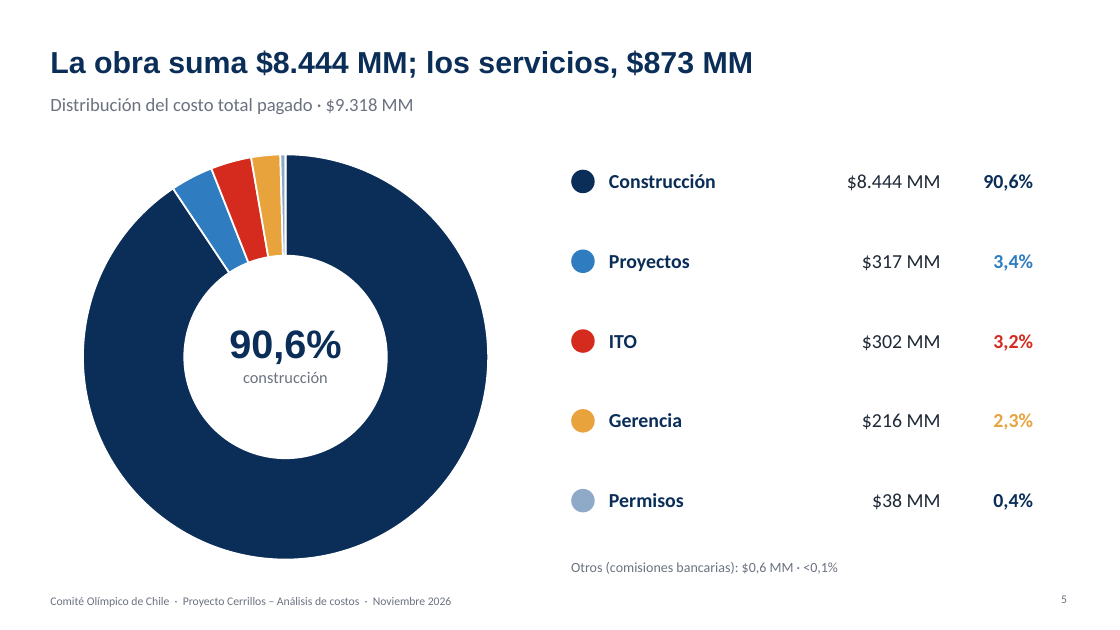
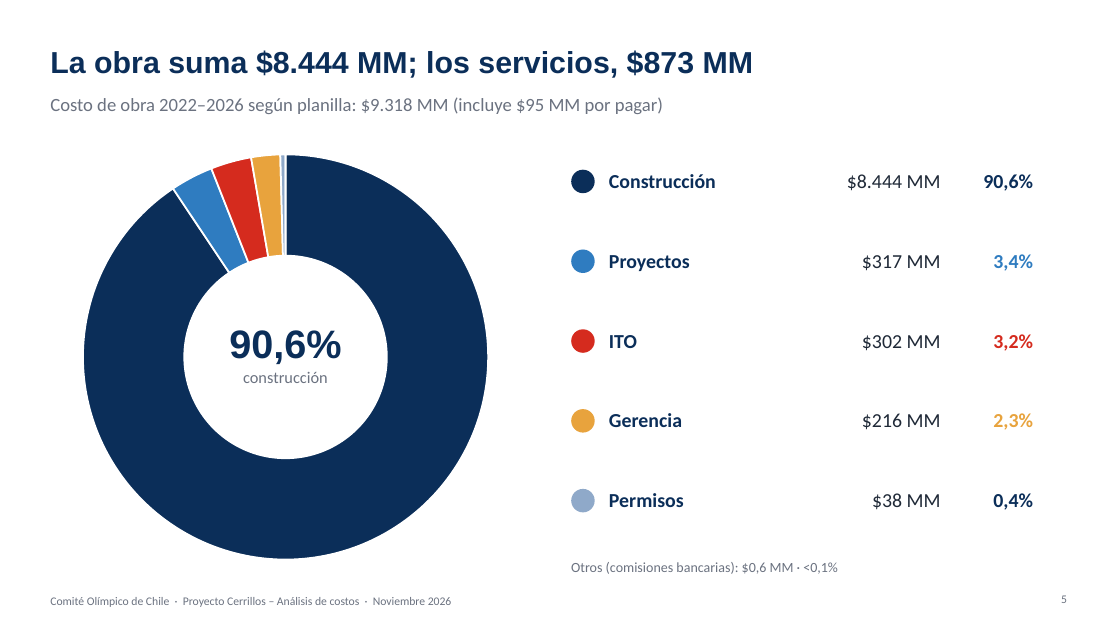
Before and after one commit to mmujicaa-prog/grit-test-app, a slide deck: slide 5 of entregables/Cerrillos_Aporte_COCH_IND.pptx. Drawn at 1120x630 pixels with LibreOffice and Linux fonts; fonts in the diff are those of the drawing; background and template pictures are left out. Boxes give left, top, right and bottom in pixels: in the first picture for what was removed or moved away, otherwise in the second. Text is boxed around its words. In the diff, an @@ line names an element or a change of style, - is before the commit and + after.

```diff
--- a/entregables/Cerrillos_Aporte_COCH_IND.pptx
+++ b/entregables/Cerrillos_Aporte_COCH_IND.pptx
@@ text at (50,97,663,114): text changed @@
-Distribución del costo total pagado · $9.318 MM
+Costo de obra 2022–2026 según planilla: $9.318 MM (incluye $95 MM por pagar)
```
Also in this commit, not shown: 13 other slides changed, 2 slides removed, 1 other file.
